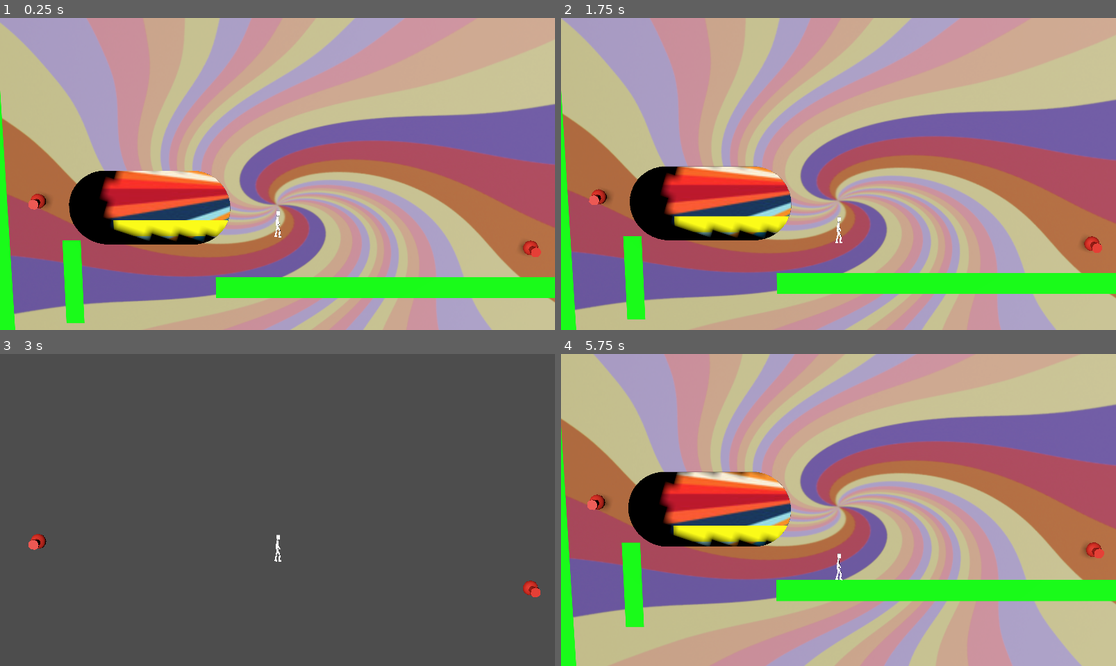
Above: before the commit, frames 1-4 (two rows, left to right).
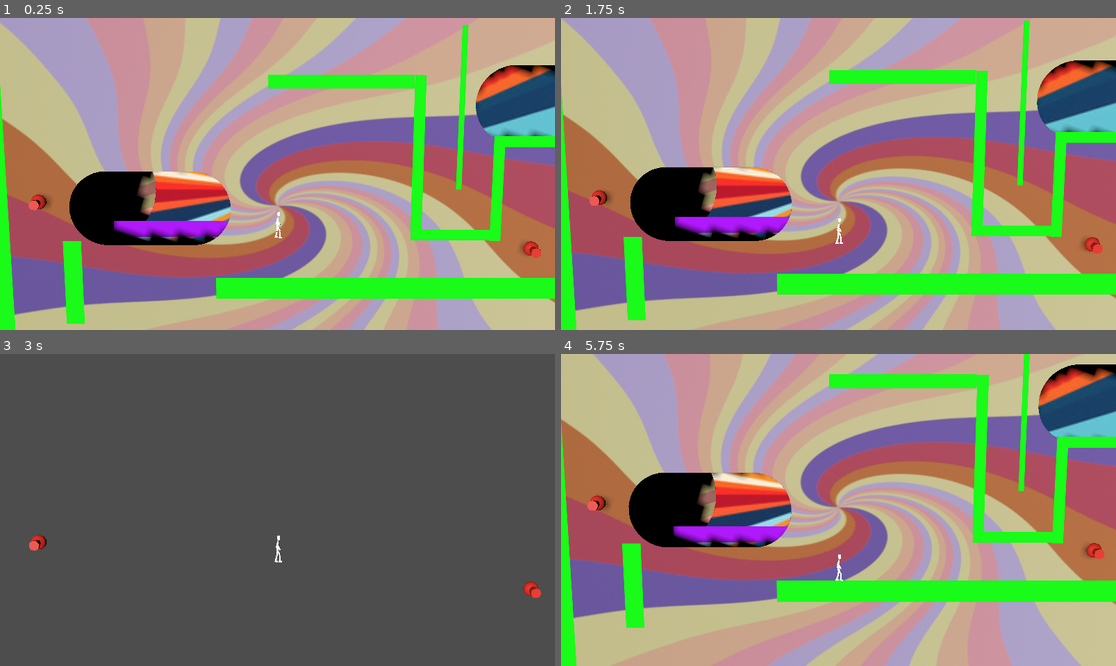
Above: after the commit, the same moments.

Repository: nathanialf/GroovyPictureBook
Game: Godot game, scene res://game.tscn
Same seed, same stepped clock (60 frames per second), same inputs: the game is played once before the commit and once after it.
Inputs:
- Up to frame 1 (0.25 s): no input
- Up to frame 2 (1.75 s): hold D (Move right) 0.53-1.28 s; tap R at 0.6, 1.35 s; tap W (Jump) at 0.77, 1.52 s; hold Up (Page backward) from 1.28 s (still down)
- Up to frame 3 (3 s): release Up (Page backward) at 2.03 s; hold D (Move right) 2.03-2.78 s; tap R at 2.1, 2.85 s; hold Down (Page forward) from 2.78 s (still down)
- Up to frame 4 (5.75 s): tap W (Jump) at 3.02, 3.77, 4.52 s; release Down (Page forward) at 3.53 s; hold A (Move left) 3.53-5.03 s; tap R at 3.6, 4.35, 5.1 s; hold Up (Page backward) from 5.03 s (still down)

The runs differ from the first frame. In frame 1, 12% of the frame differs, in the area x 0-100%, y 0-100%; in frame 2, 12%; in frame 3, less than 0.1%; in frame 4, 12%.

Commit message:
added level elements to test different aspects of the gameplay

Diff:
--- a/game.tscn
+++ b/game.tscn
@@ -5,9 +5,10 @@
 [ext_resource type="Script" path="res://camera.gd" id="3_eow3j"]
 [ext_resource type="PackedScene" uid="uid://c3xyum43h7j3r" path="res://pages/page1_test.tscn" id="3_fc0e3"]
 [ext_resource type="PackedScene" uid="uid://qa47f04qccbp" path="res://pages/page2_test.tscn" id="4_7jktm"]
-[ext_resource type="Script" uid="uid://hgctsa5inf0p" path="res://target_animation.gd" id="4_j5wjh"]
-[ext_resource type="Script" uid="uid://8hn2y811b0n8" path="res://target_animation_config.gd" id="5_j5wjh"]
+[ext_resource type="Script" path="res://target_animation.gd" id="4_j5wjh"]
+[ext_resource type="Script" path="res://target_animation_config.gd" id="5_j5wjh"]
 [ext_resource type="PackedScene" uid="uid://dkcbw3cmj3bv3" path="res://models/pushpin.tscn" id="6_ryrav"]
+[ext_resource type="PackedScene" uid="uid://b3bmcwcs6wp1k" path="res://pages/page 3.tscn" id="8_hve3p"]
 [ext_resource type="Script" uid="uid://btf4vy1tqv2el" path="res://models/pushpin_managers.gd" id="9_hve3p"]
 [ext_resource type="AudioStream" uid="uid://coqy6et1rom4g" path="res://music/groovy picture book combined.mp3" id="10_hve3p"]
 
@@ -45,7 +46,7 @@
 transform = Transform3D(-5.2453664e-09, 0, 0.12, 0, 0.12, 0, -0.12, 0, -5.2453664e-09, 0, 0, 0)
 
 [node name="Camera3D" type="Camera3D" parent="." unique_id=10132499]
-transform = Transform3D(1, 0, 0, 0, 0.9837067, 0.1797809, 0, -0.1797809, 0.9837067, 0, 0.4850288, 2.091046)
+transform = Transform3D(1, 0, 0, 0, 0.9837067, 0.1797809, 0, -0.1797809, 0.9837067, -0.0009895563, 0.48700434, 2.0908294)
 current = true
 fov = 22.3
 size = 1.3631029
@@ -66,7 +67,7 @@
 [node name="Pages" type="Node3D" parent="." unique_id=1936395579]
 transform = Transform3D(1, 0, 0, 0, 1, 0, 0, 0, 1, 0.96, -0.54, 0)
 script = SubResource("GDScript_hve3p")
-page_scenes = Array[PackedScene]([ExtResource("3_fc0e3"), ExtResource("4_7jktm")])
+page_scenes = Array[PackedScene]([ExtResource("3_fc0e3"), ExtResource("4_7jktm"), ExtResource("8_hve3p")])
 
 [node name="pushpin_manager" type="Node3D" parent="." unique_id=1200090941 node_paths=PackedStringArray("pins", "label")]
 script = ExtResource("9_hve3p")
--- /dev/null
+++ b/pages/page 3.tscn
@@ -0,0 +1,28 @@
+[gd_scene format=3 uid="uid://b3bmcwcs6wp1k"]
+
+[ext_resource type="Script" uid="uid://1t6pghxubui0" path="res://page.gd" id="1_layix"]
+[ext_resource type="Texture2D" uid="uid://cda1t2ade1sxa" path="res://patterns/pattern_2.jpg" id="2_pn8t7"]
+[ext_resource type="Script" uid="uid://c6uyhv5ax61qe" path="res://page_hole.gd" id="3_2gsvh"]
+[ext_resource type="Script" uid="uid://c0rr1uk6yfw5x" path="res://page_wall_simple.gd" id="4_vquol"]
+
+[sub_resource type="RectangleShape2D" id="RectangleShape2D_f17re"]
+size = Vector2(264, 211)
+
+[node name="Page3" type="Node2D" unique_id=255156775]
+script = ExtResource("1_layix")
+page_color = Color(0, 0.10000014, 1, 1)
+page_background = ExtResource("2_pn8t7")
+metadata/_custom_type_script = "uid://1t6pghxubui0"
+
+[node name="PageHole" type="Area2D" parent="." unique_id=1062843392]
+script = ExtResource("3_2gsvh")
+metadata/_custom_type_script = "uid://c6uyhv5ax61qe"
+
+[node name="CollisionShape2D" type="CollisionShape2D" parent="PageHole" unique_id=595429580]
+position = Vector2(279, 906)
+shape = SubResource("RectangleShape2D_f17re")
+
+[node name="PageWallSimple" type="StaticBody2D" parent="." unique_id=1471754669]
+position = Vector2(508, 820)
+script = ExtResource("4_vquol")
+metadata/_custom_type_script = "uid://c0rr1uk6yfw5x"
--- a/pages/page1_test.tscn
+++ b/pages/page1_test.tscn
@@ -1,15 +1,10 @@
 [gd_scene format=3 uid="uid://c3xyum43h7j3r"]
 
 [ext_resource type="Script" uid="uid://1t6pghxubui0" path="res://page.gd" id="1_be057"]
-
 [ext_resource type="Script" uid="uid://ct6uppvyratyn" path="res://page_wall.gd" id="2_be057"]
 [ext_resource type="Texture2D" uid="uid://cqemjdg0ujnfs" path="res://patterns/psttern_3.png" id="3_0svsi"]
 [ext_resource type="Script" uid="uid://c6uyhv5ax61qe" path="res://page_hole.gd" id="4_gm8eh"]
-
-[ext_resource type="Script" path="res://page_wall.gd" id="2_be057"]
-[ext_resource type="Texture2D" uid="uid://cqemjdg0ujnfs" path="res://patterns/psttern_3.png" id="3_0svsi"]
-[ext_resource type="Script" path="res://page_hole.gd" id="4_gm8eh"]
-
+[ext_resource type="Script" uid="uid://c0rr1uk6yfw5x" path="res://page_wall_simple.gd" id="5_o8wol"]
 
 [sub_resource type="PhysicsMaterial" id="PhysicsMaterial_be057"]
 friction = 0.5
@@ -21,6 +16,10 @@
 size = Vector2(200, 200)
 
 [sub_resource type="CapsuleShape2D" id="CapsuleShape2D_fu7iq"]
+radius = 142.05
+height = 606.58
+
+[sub_resource type="CapsuleShape2D" id="CapsuleShape2D_gm8eh"]
 radius = 142.05
 height = 606.58
 
@@ -37,12 +36,15 @@
 [node name="Polygon2D" type="Polygon2D" parent="PageWall" unique_id=147044664]
 color = Color(0, 1, 0, 1)
 polygon = PackedVector2Array(-600, -25, 600, -25, 600, 25, -600, 25)
+metadata/_edit_lock_ = true
 
 [node name="CollisionShape2D" type="CollisionShape2D" parent="PageWall" unique_id=422001833]
 shape = SubResource("RectangleShape2D_be057")
+metadata/_edit_lock_ = true
 
 [node name="CollisionShape2D2" type="CollisionShape2D" parent="PageWall" unique_id=1268208909]
 shape = SubResource("RectangleShape2D_be057")
+metadata/_edit_lock_ = true
 
 [node name="PageWall2" type="StaticBody2D" parent="." unique_id=1325699358]
 position = Vector2(190.00002, 601)
@@ -54,9 +56,11 @@
 color = Color(0, 1, 0, 1)
 polygon = PackedVector2Array(-100, -100, 100, -100, 100, 100, -100, 100)
 uv = PackedVector2Array(-20, -20, 231, -111, 238, 36, -131, 44)
+metadata/_edit_lock_ = true
 
 [node name="CollisionShape2D" type="CollisionShape2D" parent="PageWall2" unique_id=1399739485]
 shape = SubResource("RectangleShape2D_woo8u")
+metadata/_edit_lock_ = true
 
 [node name="PageWall3" type="StaticBody2D" parent="." unique_id=2023808149]
 position = Vector2(398, 752)
@@ -68,9 +72,11 @@
 color = Color(0, 1, 0, 1)
 polygon = PackedVector2Array(-100, -100, 100, -100, 100, 100, -100, 100)
 uv = PackedVector2Array(-20, -20, 231, -111, 238, 36, -131, 44)
+metadata/_edit_lock_ = true
 
 [node name="CollisionShape2D" type="CollisionShape2D" parent="PageWall3" unique_id=1497956169]
 shape = SubResource("RectangleShape2D_woo8u")
+metadata/_edit_lock_ = true
 
 [node name="PageWall4" type="StaticBody2D" parent="." unique_id=803167283]
 position = Vector2(1289.9999, 766.99994)
@@ -82,19 +88,70 @@
 color = Color(0, 1, 0, 1)
 polygon = PackedVector2Array(-100, -100, 100, -100, 100, 100, -100, 100)
 uv = PackedVector2Array(-20, -20, 231, -111, 238, 36, -131, 44)
+metadata/_edit_lock_ = true
 
 [node name="CollisionShape2D" type="CollisionShape2D" parent="PageWall4" unique_id=2053242874]
 shape = SubResource("RectangleShape2D_woo8u")
+metadata/_edit_lock_ = true
 
 [node name="PageHole" type="Area2D" parent="." unique_id=514313105]
 position = Vector2(614, 542)
 scale = Vector2(0.72, 0.72)
 script = ExtResource("4_gm8eh")
-
 metadata/_custom_type_script = "uid://c6uyhv5ax61qe"
-
-
 
 [node name="CollisionShape2D" type="CollisionShape2D" parent="PageHole" unique_id=207306761]
 rotation = 1.5707964
+scale = Vector2(1.0000001, 1.0000001)
 shape = SubResource("CapsuleShape2D_fu7iq")
+metadata/_edit_lock_ = true
+
+[node name="PageHole2" type="Area2D" parent="." unique_id=1871625000]
+position = Vector2(956, 301)
+scale = Vector2(0.72, 0.72)
+script = ExtResource("4_gm8eh")
+metadata/_custom_type_script = "uid://c6uyhv5ax61qe"
+
+[node name="CollisionShape2D" type="CollisionShape2D" parent="PageHole2" unique_id=1665822926]
+position = Vector2(1036.1111, -58.333336)
+rotation = 1.5707964
+shape = SubResource("CapsuleShape2D_gm8eh")
+
+[node name="PageWallSimple" type="StaticBody2D" parent="." unique_id=889240602]
+position = Vector2(1712, 359)
+scale = Vector2(3.4999998, 1.4999999)
+script = ExtResource("5_o8wol")
+metadata/_custom_type_script = "uid://c0rr1uk6yfw5x"
+
+[node name="PageWallSimple2" type="StaticBody2D" parent="." unique_id=1330778406]
+position = Vector2(1448, 272)
+rotation = 1.5707964
+scale = Vector2(4.351344, 0.74999946)
+script = ExtResource("5_o8wol")
+metadata/_custom_type_script = "uid://c0rr1uk6yfw5x"
+
+[node name="PageWallSimple3" type="StaticBody2D" parent="." unique_id=491389350]
+position = Vector2(1552, 495.99997)
+rotation = 1.5707964
+scale = Vector2(2.7369988, 1.4999993)
+script = ExtResource("5_o8wol")
+metadata/_custom_type_script = "uid://c0rr1uk6yfw5x"
+
+[node name="PageWallSimple4" type="StaticBody2D" parent="." unique_id=511975597]
+position = Vector2(1437, 616)
+scale = Vector2(2.309124, 1.4999993)
+script = ExtResource("5_o8wol")
+metadata/_custom_type_script = "uid://c0rr1uk6yfw5x"
+
+[node name="PageWallSimple5" type="StaticBody2D" parent="." unique_id=387997403]
+position = Vector2(1336, 392)
+rotation = 1.5707964
+scale = Vector2(4.1859984, 1.4999994)
+script = ExtResource("5_o8wol")
+metadata/_custom_type_script = "uid://c0rr1uk6yfw5x"
+
+[node name="PageWallSimple6" type="StaticBody2D" parent="." unique_id=960943260]
+position = Vector2(1128, 200)
+scale = Vector2(3.8499992, 1.7999996)
+script = ExtResource("5_o8wol")
+metadata/_custom_type_script = "uid://c0rr1uk6yfw5x"
--- a/pages/page2_test.tscn
+++ b/pages/page2_test.tscn
@@ -4,15 +4,20 @@
 [ext_resource type="Script" uid="uid://ct6uppvyratyn" path="res://page_wall.gd" id="2_68gdu"]
 [ext_resource type="Texture2D" uid="uid://wby8w1ftit4c" path="res://patterns/240_F_1627967903_EThzw96k8FJTjIDZHupQaEvwfzLUzUad.jpg" id="3_yra41"]
 [ext_resource type="Script" uid="uid://c6uyhv5ax61qe" path="res://page_hole.gd" id="4_yra41"]
+[ext_resource type="Script" uid="uid://c0rr1uk6yfw5x" path="res://page_wall_simple.gd" id="5_pnasd"]
 
 [sub_resource type="RectangleShape2D" id="RectangleShape2D_1q5re"]
 size = Vector2(600, 50)
 
 [sub_resource type="CircleShape2D" id="CircleShape2D_pnasd"]
 
+[sub_resource type="CapsuleShape2D" id="CapsuleShape2D_a8m8o"]
+radius = 142.05
+height = 606.58
+
 [node name="Page2Test" type="Node2D" unique_id=1659456041]
 script = ExtResource("1_hre08")
-page_color = Color(1, 1, 0, 1)
+page_color = Color(0.7000003, 0, 1, 1)
 page_background = ExtResource("3_yra41")
 metadata/_custom_type_script = "uid://1t6pghxubui0"
 
@@ -22,7 +27,7 @@
 metadata/_custom_type_script = "uid://ct6uppvyratyn"
 
 [node name="Polygon2D" type="Polygon2D" parent="PageWall" unique_id=165765098]
-color = Color(1, 1, 0, 1)
+color = Color(0.7000003, 0, 1, 1)
 polygon = PackedVector2Array(-300, -25, 300, -25, 300, 25, -300, 25)
 
 [node name="CollisionShape2D" type="CollisionShape2D" parent="PageWall" unique_id=1424260999]
@@ -35,4 +40,36 @@
 metadata/_custom_type_script = "uid://c6uyhv5ax61qe"
 
 [node name="CollisionShape2D" type="CollisionShape2D" parent="PageHole" unique_id=63726825]
+position = Vector2(-9.632982, -18.603695)
 shape = SubResource("CircleShape2D_pnasd")
+
+[node name="PageHole2" type="Area2D" parent="." unique_id=70557029]
+position = Vector2(940, 245)
+scale = Vector2(0.72, 0.72)
+script = ExtResource("4_yra41")
+metadata/_custom_type_script = "uid://c6uyhv5ax61qe"
+
+[node name="CollisionShape2D" type="CollisionShape2D" parent="PageHole2" unique_id=1672268708]
+position = Vector2(-15.277893, 215.27777)
+rotation = 1.5707964
+shape = SubResource("CapsuleShape2D_a8m8o")
+
+[node name="PageWallSimple" type="StaticBody2D" parent="." unique_id=1666235132]
+position = Vector2(1229, 595)
+rotation = -0.3802662
+scale = Vector2(3.6295898, 2.6638184)
+script = ExtResource("5_pnasd")
+metadata/_custom_type_script = "uid://c0rr1uk6yfw5x"
+
+[node name="PageWall2" type="StaticBody2D" parent="." unique_id=1896383127]
+position = Vector2(1608, 512)
+scale = Vector2(0.73658717, 0.83864325)
+script = ExtResource("2_68gdu")
+metadata/_custom_type_script = "uid://ct6uppvyratyn"
+
+[node name="Polygon2D" type="Polygon2D" parent="PageWall2" unique_id=1152684105]
+color = Color(0.7000003, 0, 1, 1)
+polygon = PackedVector2Array(-300, -25, 300, -25, 300, 25, -300, 25)
+
+[node name="CollisionShape2D" type="CollisionShape2D" parent="PageWall2" unique_id=1930325184]
+shape = SubResource("RectangleShape2D_1q5re")
